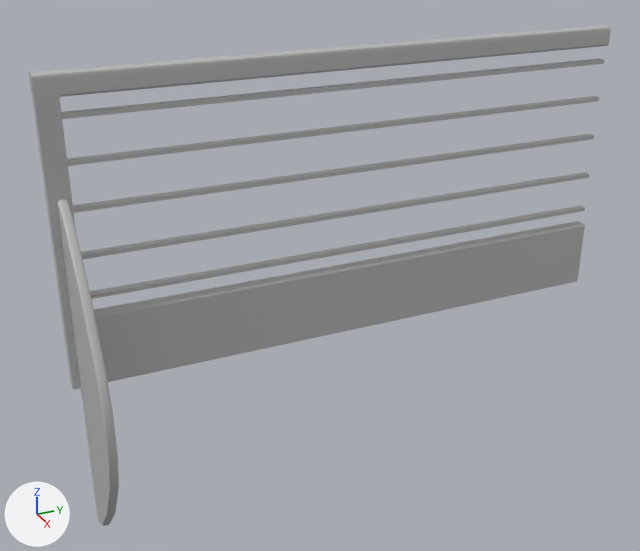
A saved change to the FBX model Narcomancer/Assets/Meshes/Environment/Structure/Structure_Rail_SecondFloor_fbx_v01.fbx.
Camera for both pictures: a 50 mm camera at (2.54, -0.28, 1.51) aimed at (0.07, 0.83, 0.27). Arrows for +X, +Y and +Z are at lower left; the lights stay in place. Where no turn or scale is listed for an object, it has been applied to the vertices.

The first picture shows 'Rail_SecondFloor'.
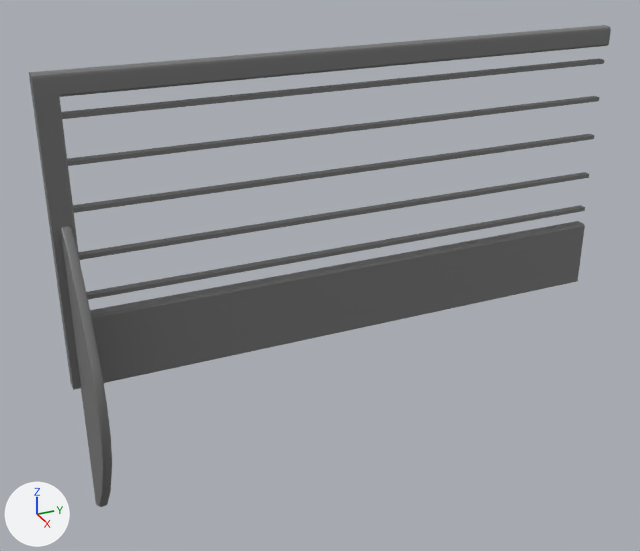
Where the change shows, as pixel boxes (x1, y1, x2, y2) in the pictures (640 x 551 px; the box of a moved part takes in the faces that stretch with it):
'Rail_SecondFloor', reshaped: before (29, 25, 611, 526); after (29, 25, 611, 507)
part 1 of me_mesh, moved or reshaped: before (58, 199, 119, 526); after (61, 226, 112, 507)
part 2 of me_mesh, recoloured: (29, 25, 611, 390) in both

What changed in the scene script:
```text
Add mat_lambert7:
    mat_lambert7 = principled_material('lambert7')
    mat_lambert7.base_color = (0.177, 0.177, 0.177)  # grey #757575
Change me_mesh:
    used by ob_rail_secondfloor; location = (0.0, 0.0, 0.0)
    remove me_mesh.from_pydata(...)  # 154 vertices, 116 faces; spans x -0.05..0.39, y 0.0..2.0, z -0.55..1.0
    add me_mesh.from_pydata(...)  # 154 vertices, 116 faces; spans x -0.05..0.3, y 0.0..2.0, z -0.48..1.0
    me_mesh part 1: the loose piece of 60 vertices spanning x -0.01..0.39, y 0.02..0.06, z -0.55..0.64 is scaled about the mesh origin by (0.757, 1, 0.868), in mat_lambert7 (grey #757575)
    me_mesh part 2: 63 faces spanning x -0.05..0.0, y 0.0..2.0, z 0.0..1.0 switch from mat_rails_and_stairs (grey #bcbcbc) to mat_lambert7 (grey #757575)
```
